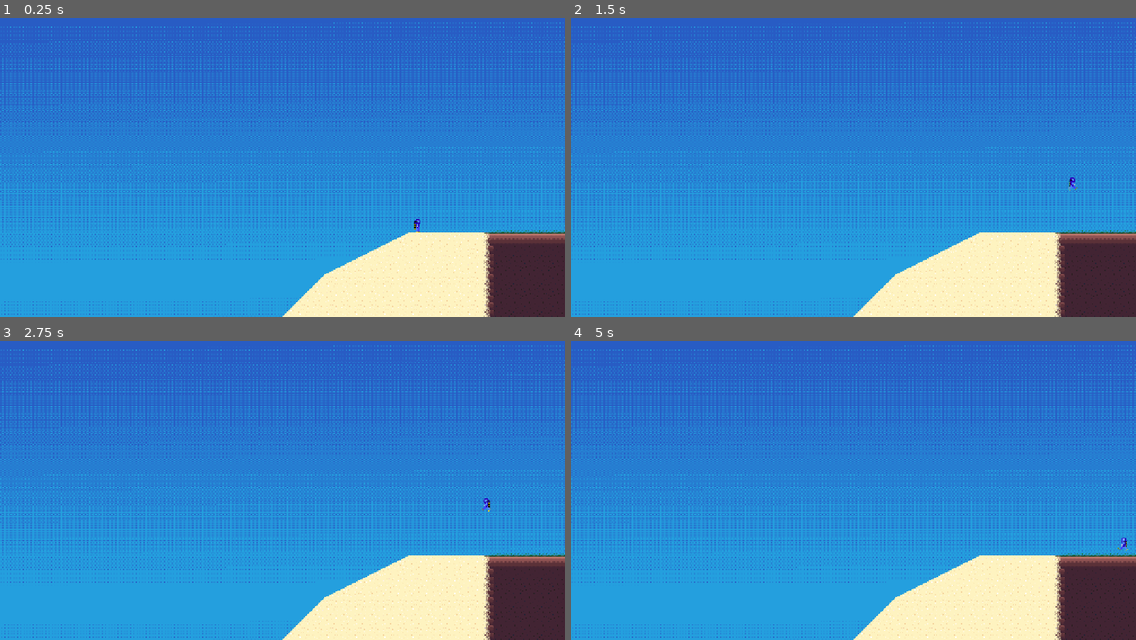
Above: before the commit, frames 1-4 (two rows, left to right).
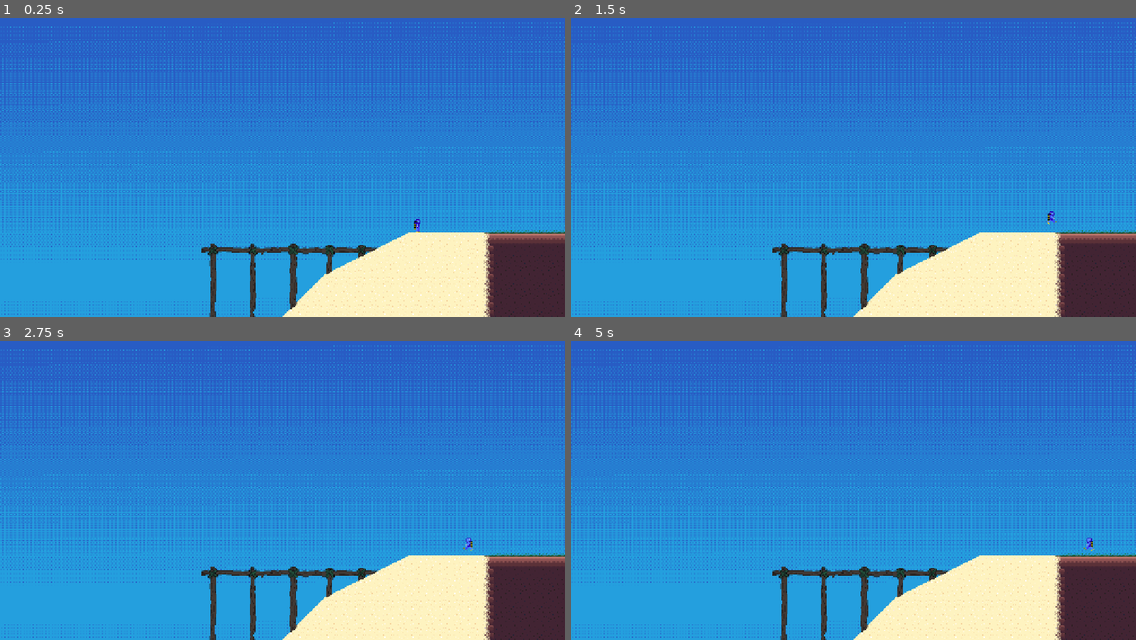
Above: after the commit, the same moments.

Repository: raysilent7/coral-quest
Game: Godot game, scene res://fase 1.tscn
Same seed, same stepped clock (60 frames per second), same inputs: the game is played once before the commit and once after it. This scene is started directly instead of the project's main scene.
Inputs:
- Up to frame 1 (0.25 s): no input
- Up to frame 2 (1.5 s): tap Enter at 0.5 s; hold D (moveRight) from 0.53 s (still down); tap Space (jump) at 0.6, 0.77, 1.07, 1.35 s
- Up to frame 3 (2.75 s): tap Space (jump) at 1.52, 1.82, 2.1 s; release D (moveRight) at 2.03 s; hold A (moveLeft) from 2.03 s (still down)
- Up to frame 4 (5 s): release A (moveLeft) at 2.78 s; hold D (moveRight) 2.78-4.28 s; tap Space (jump) at 2.85, 3.02, 3.32, 3.6, 3.77, 4.07, 4.35, 4.52, 4.82 s; hold A (moveLeft) from 4.28 s (still down)

The runs differ from the first frame. In frame 1, 1.4% of the frame differs, in the area x 35-67%, y 75-100%; in frame 2, 1.5%, in the area x 35-90%, y 53-100%; in frame 3, 1.5%; in frame 4, 1.5%.

Commit message:
criaçao dos tiles da superficie, criaçao da primeira fase e da doca

Diff:
--- a/fase 1.tscn
+++ b/fase 1.tscn
@@ -1,8 +1,9 @@
-[gd_scene load_steps=4 format=4 uid="uid://s5miu17xmqpb"]
+[gd_scene load_steps=5 format=4 uid="uid://s5miu17xmqpb"]
 
 [ext_resource type="Texture2D" uid="uid://ctvmuyjya0i3n" path="res://objects/blue sky.png" id="1_tapbb"]
 [ext_resource type="TileSet" uid="uid://duq0eqpaarj7b" path="res://objects/sea islands tilemap.tres" id="2_1cvst"]
 [ext_resource type="PackedScene" uid="uid://cgskhua4x4gwv" path="res://diver/diver.tscn" id="3_pr44g"]
+[ext_resource type="PackedScene" uid="uid://botoufs37tuaw" path="res://objects/dock.tscn" id="4_0uhmw"]
 
 [node name="fase 1" type="Node2D"]
 
@@ -24,3 +25,6 @@
 
 [node name="player" parent="." instance=ExtResource("3_pr44g")]
 position = Vector2(945, 513)
+
+[node name="dock" parent="." instance=ExtResource("4_0uhmw")]
+position = Vector2(656, 618)
--- /dev/null
+++ b/objects/dock.tscn
@@ -0,0 +1,17 @@
+[gd_scene load_steps=3 format=3 uid="uid://botoufs37tuaw"]
+
+[ext_resource type="Texture2D" uid="uid://dc2krpk3h2l5l" path="res://objects/dock.png" id="1_722bd"]
+
+[sub_resource type="RectangleShape2D" id="RectangleShape2D_bqt26"]
+size = Vector2(407, 9)
+
+[node name="dock" type="Node2D"]
+
+[node name="StaticBody2D" type="StaticBody2D" parent="."]
+
+[node name="CollisionShape2D" type="CollisionShape2D" parent="StaticBody2D"]
+position = Vector2(3.5, -49.5)
+shape = SubResource("RectangleShape2D_bqt26")
+
+[node name="Sprite2D" type="Sprite2D" parent="StaticBody2D"]
+texture = ExtResource("1_722bd")
--- a/objects/sea islands tilemap.tres
+++ b/objects/sea islands tilemap.tres
@@ -9,15 +9,15 @@
 2:1/0 = 0
 2:1/0/physics_layer_0/polygon_0/points = PackedVector2Array(-8, -8, 8, -8, 8, 8, -8, 8)
 5:1/0 = 0
-5:1/0/physics_layer_0/polygon_0/points = PackedVector2Array(0.17985916, -0.17985725, 8, -8, 8, 8, -8, 8)
+5:1/0/physics_layer_0/polygon_0/points = PackedVector2Array(8, -8, 8, 8, -8, 8)
 7:1/0 = 0
-7:1/0/physics_layer_0/polygon_0/points = PackedVector2Array(8, -8, 8, -8, 8, 8, -0.17985916, 8)
+7:1/0/physics_layer_0/polygon_0/points = PackedVector2Array(8, -8, 8, -8, 8, 8, 0, 8)
 9:1/0 = 0
 9:1/0/physics_layer_0/polygon_0/points = PackedVector2Array(-8, -8, 8, -8, -0.17985916, 8, -8, 8)
 11:1/0 = 0
 11:1/0/physics_layer_0/polygon_0/points = PackedVector2Array(-8, -8, 8, -8, 8, 8, -8, 8)
 12:1/0 = 0
-12:1/0/physics_layer_0/polygon_0/points = PackedVector2Array(-8, -8, 8, -8, -0.17985916, 0, -8, 8)
+12:1/0/physics_layer_0/polygon_0/points = PackedVector2Array(-8, -8, 8, -8, -8, 8)
 14:1/0 = 0
 14:1/0/physics_layer_0/polygon_0/points = PackedVector2Array(-8, -8, 8, -8, 8, -0.17985725, -8, 8)
 15:1/0 = 0
@@ -27,19 +27,18 @@
 2:2/0 = 0
 2:2/0/physics_layer_0/polygon_0/points = PackedVector2Array(-8, -8, 8, -8, 8, 8, -8, 8)
 4:2/0 = 0
-4:2/0/physics_layer_0/polygon_0/points = PackedVector2Array(0.5395756, 0, 8, -8, 8, 8, -8, 8)
+4:2/0/physics_layer_0/polygon_0/points = PackedVector2Array(8, -8, 8, 8, -8, 8)
 5:2/0 = 0
-5:2/0/physics_layer_0/polygon_0/points = PackedVector2Array(-8, -8, 8, -8, 8, 8, -8, 8)
 7:2/0 = 0
 7:2/0/physics_layer_0/polygon_0/points = PackedVector2Array(0, -8, 8, -8, 8, 8, -8, 8)
 9:2/0 = 0
 9:2/0/physics_layer_0/polygon_0/points = PackedVector2Array(-8, -8, -0.17985916, -8, -8, 8, -8, 8)
 11:2/0 = 0
-11:2/0/physics_layer_0/polygon_0/points = PackedVector2Array(-8, -8, 8, -8, -0.35971832, 0, -8, 8)
+11:2/0/physics_layer_0/polygon_0/points = PackedVector2Array(-8, -8, 8, -8, -8, 8)
 14:3/0 = 0
 14:3/0/physics_layer_0/polygon_0/points = PackedVector2Array(-8, -8, 8, 0.35971832, 8, 8, -8, 8)
 15:3/0 = 0
-15:3/0/physics_layer_0/polygon_0/points = PackedVector2Array(-8, 0.17985916, 8, 8, 8, 8, -8, 8)
+15:3/0/physics_layer_0/polygon_0/points = PackedVector2Array(-8, 0.40610218, 8, 8, 8, 8, -8, 8)
 1:4/0 = 0
 1:4/0/physics_layer_0/polygon_0/points = PackedVector2Array(-8, -8, 8, -8, 8, 8, -8, 8)
 2:4/0 = 0
@@ -47,9 +46,9 @@
 4:4/0 = 0
 4:4/0/physics_layer_0/polygon_0/points = PackedVector2Array(-8, -8, -8, -8, -0.35971832, 8, -8, 8)
 6:4/0 = 0
-6:4/0/physics_layer_0/polygon_0/points = PackedVector2Array(-8, -8, -0.5395756, -0.35971642, 8, 8, -8, 8)
+6:4/0/physics_layer_0/polygon_0/points = PackedVector2Array(-8, -8, 8, 8, -8, 8)
 9:4/0 = 0
-9:4/0/physics_layer_0/polygon_0/points = PackedVector2Array(-8, -8, 8, -8, 8, 8, 0.5395756, -0.17985725)
+9:4/0/physics_layer_0/polygon_0/points = PackedVector2Array(-8, -8, 8, -8, 8, 8)
 10:4/0 = 0
 10:4/0/physics_layer_0/polygon_0/points = PackedVector2Array(-8, -8, 8, -8, 8, 8, -8, 8)
 12:4/0 = 0
@@ -61,15 +60,14 @@
 4:5/0 = 0
 4:5/0/physics_layer_0/polygon_0/points = PackedVector2Array(-8, -8, -0.35971832, -8, 8, 8, -8, 8)
 6:5/0 = 0
-6:5/0/physics_layer_0/polygon_0/points = PackedVector2Array(-8, -8, 8, -8, 8, 8, -8, 8)
 7:5/0 = 0
-7:5/0/physics_layer_0/polygon_0/points = PackedVector2Array(-8, -8, -0.35971832, 0.35971832, 8, 8, -8, 8)
+7:5/0/physics_layer_0/polygon_0/points = PackedVector2Array(-8, -8, 8, 8, -8, 8)
 10:5/0 = 0
-10:5/0/physics_layer_0/polygon_0/points = PackedVector2Array(-8, -8, 8, -8, 8, 8, 0, -0.5395756)
+10:5/0/physics_layer_0/polygon_0/points = PackedVector2Array(-8, -8, 8, -8, 8, 8)
 12:5/0 = 0
 12:5/0/physics_layer_0/polygon_0/points = PackedVector2Array(0.35971642, -8, 8, -8, 8, 8, 8, 8)
 14:5/0 = 0
-14:5/0/physics_layer_0/polygon_0/points = PackedVector2Array(-8, 8, 8, 0.8992939, 8, 8, -8, 8)
+14:5/0/physics_layer_0/polygon_0/points = PackedVector2Array(-8, 8, 8, -0.17985725, 8, 8, -8, 8)
 15:5/0 = 0
 15:5/0/physics_layer_0/polygon_0/points = PackedVector2Array(-8, -0.17985725, 8, -8, 8, 8, -8, 8)
 2:7/0 = 0
@@ -82,7 +80,7 @@
 2:8/0 = 0
 2:8/0/physics_layer_0/polygon_0/points = PackedVector2Array(-8, -8, 8, -8, 8, 8, -8, 8)
 17:8/0 = 0
-17:8/0/physics_layer_0/polygon_0/points = PackedVector2Array(-8, -8, 8, -8, 8, 8, -0.17985916, -0.5395756)
+17:8/0/physics_layer_0/polygon_0/points = PackedVector2Array(-8, -8, 8, -8, 8, 8)
 18:8/0 = 0
 18:8/0/physics_layer_0/polygon_0/points = PackedVector2Array(-8, -8, 8, -8, 8, 8, -8, 8)
 1:9/0 = 0
@@ -90,7 +88,7 @@
 2:9/0 = 0
 2:9/0/physics_layer_0/polygon_0/points = PackedVector2Array(-8, -8, 8, -8, 8, 8, -8, 8)
 18:9/0 = 0
-18:9/0/physics_layer_0/polygon_0/points = PackedVector2Array(-8, -8, 8, -8, 8, 8, -0.5395756, -1.0791512)
+18:9/0/physics_layer_0/polygon_0/points = PackedVector2Array(-8, -8, 8, -8, 8, 8)
 14:11/0 = 0
 14:11/0/physics_layer_0/polygon_0/points = PackedVector2Array(-8, -8, 8, -8, 8, 8, -8, 8)
 15:11/0 = 0
@@ -98,13 +96,13 @@
 17:11/0 = 0
 17:11/0/physics_layer_0/polygon_0/points = PackedVector2Array(-8, -8, 8, -8, 8, 8, -8, 8)
 18:11/0 = 0
-18:11/0/physics_layer_0/polygon_0/points = PackedVector2Array(-8, -8, 8, -8, -0.8992939, 0.35971832, -8, 8)
+18:11/0/physics_layer_0/polygon_0/points = PackedVector2Array(-8, -8, 8, -8, -8, 8)
 14:12/0 = 0
 14:12/0/physics_layer_0/polygon_0/points = PackedVector2Array(-8, -8, 8, -8, 8, 8, -8, 8)
 15:12/0 = 0
 15:12/0/physics_layer_0/polygon_0/points = PackedVector2Array(-8, -8, 8, -8, 8, 8, -8, 8)
 17:12/0 = 0
-17:12/0/physics_layer_0/polygon_0/points = PackedVector2Array(-8, -8, 8, -8, -0.71943474, 0.17985916, -8, 8)
+17:12/0/physics_layer_0/polygon_0/points = PackedVector2Array(-8, -8, 8, -8, -8, 8)
 1:13/0 = 0
 2:13/0 = 0
 10:13/0 = 0
@@ -116,9 +114,9 @@
 2:14/0 = 0
 2:14/0/physics_layer_0/polygon_0/points = PackedVector2Array(-8, -8, 8, -8, 8, 8, -8, 8)
 5:14/0 = 0
-5:14/0/physics_layer_0/polygon_0/points = PackedVector2Array(-0.35971832, 0.8992939, 8, -8, 8, 8, -8, 8)
+5:14/0/physics_layer_0/polygon_0/points = PackedVector2Array(8, -8, 8, 8, -8, 8)
 7:14/0 = 0
-7:14/0/physics_layer_0/polygon_0/points = PackedVector2Array(-8, -8, -0.17985916, -0.17985725, 8, 8, -8, 8)
+7:14/0/physics_layer_0/polygon_0/points = PackedVector2Array(-8, -8, 8, 8, -8, 8)
 10:14/0 = 0
 10:14/0/physics_layer_0/polygon_0/points = PackedVector2Array(-8, -8, 8, -8, 8, 8, -8, 8)
 11:14/0 = 0
@@ -128,19 +126,19 @@
 15:14/0 = 0
 15:14/0/physics_layer_0/polygon_0/points = PackedVector2Array(-8, -8, 8, -8, 8, 8, -8, 8)
 17:14/0 = 0
-17:14/0/physics_layer_0/polygon_0/points = PackedVector2Array(-8, -8, -0.17985916, 0.17985916, 8, 8, -8, 8)
+17:14/0/physics_layer_0/polygon_0/points = PackedVector2Array(-8, -8, 8, 8, -8, 8)
 1:15/0 = 0
 1:15/0/physics_layer_0/polygon_0/points = PackedVector2Array(-8, -8, 8, -8, 8, 8, -8, 8)
 2:15/0 = 0
 2:15/0/physics_layer_0/polygon_0/points = PackedVector2Array(-8, -8, 8, -8, 8, 8, -8, 8)
 4:15/0 = 0
-4:15/0/physics_layer_0/polygon_0/points = PackedVector2Array(0.17985916, 0.5395775, 8, -8, 8, 8, -8, 8)
+4:15/0/physics_layer_0/polygon_0/points = PackedVector2Array(8, -8, 8, 8, -8, 8)
 5:15/0 = 0
 5:15/0/physics_layer_0/polygon_0/points = PackedVector2Array(-8, -8, 8, -8, 8, 8, -8, 8)
 7:15/0 = 0
 7:15/0/physics_layer_0/polygon_0/points = PackedVector2Array(-8, -8, 8, -8, 8, 8, -8, 8)
 8:15/0 = 0
-8:15/0/physics_layer_0/polygon_0/points = PackedVector2Array(-8, -8, -0.35971832, -0.17985725, 8, 8, -8, 8)
+8:15/0/physics_layer_0/polygon_0/points = PackedVector2Array(-8, -8, 8, 8, -8, 8)
 14:15/0 = 0
 14:15/0/physics_layer_0/polygon_0/points = PackedVector2Array(-8, -8, 8, -8, 8, 8, -8, 8)
 15:15/0 = 0
@@ -148,7 +146,7 @@
 17:15/0 = 0
 17:15/0/physics_layer_0/polygon_0/points = PackedVector2Array(-8, -8, 8, -8, 8, 8, -8, 8)
 18:15/0 = 0
-18:15/0/physics_layer_0/polygon_0/points = PackedVector2Array(-8, -8, -0.35971832, -0.17985725, 8, 8, -8, 8)
+18:15/0/physics_layer_0/polygon_0/points = PackedVector2Array(-8, -8, 8, 8, -8, 8)
 10:16/0 = 0
 11:16/0 = 0
 1:17/0 = 0
@@ -158,9 +156,9 @@
 4:17/0 = 0
 4:17/0/physics_layer_0/polygon_0/points = PackedVector2Array(-8, -8, 8, -8, 8, 8, -8, 8)
 5:17/0 = 0
-5:17/0/physics_layer_0/polygon_0/points = PackedVector2Array(-8, -8, 8, -8, -0.35971832, -0.5395756, -8, 8)
+5:17/0/physics_layer_0/polygon_0/points = PackedVector2Array(-8, -8, 8, -8, -8, 8)
 7:17/0 = 0
-7:17/0/physics_layer_0/polygon_0/points = PackedVector2Array(-8, -8, 8, -8, 8, 8, 0.17985916, -0.17985725)
+7:17/0/physics_layer_0/polygon_0/points = PackedVector2Array(-8, -8, 8, -8, 8, 8)
 8:17/0 = 0
 8:17/0/physics_layer_0/polygon_0/points = PackedVector2Array(-8, -8, 8, -8, 8, 8, -8, 8)
 9:17/0 = 0
@@ -174,15 +172,15 @@
 15:17/0 = 0
 15:17/0/physics_layer_0/polygon_0/points = PackedVector2Array(-8, -8, 8, -8, 8, 8, -8, 8)
 18:17/0 = 0
-18:17/0/physics_layer_0/polygon_0/points = PackedVector2Array(-0.35971832, 0.35971832, 8, -8, 8, 8, -8, 8)
+18:17/0/physics_layer_0/polygon_0/points = PackedVector2Array(8, -8, 8, 8, -8, 8)
 1:18/0 = 0
 1:18/0/physics_layer_0/polygon_0/points = PackedVector2Array(-8, -8, 8, -8, 8, 8, -8, 8)
 2:18/0 = 0
 2:18/0/physics_layer_0/polygon_0/points = PackedVector2Array(-8, -8, 8, -8, 8, 8, -8, 8)
 4:18/0 = 0
-4:18/0/physics_layer_0/polygon_0/points = PackedVector2Array(-8, -8, 8, -8, -0.71943474, 0.8992939, -8, 8)
+4:18/0/physics_layer_0/polygon_0/points = PackedVector2Array(-8, -8, 8, -8, -8, 8)
 8:18/0 = 0
-8:18/0/physics_layer_0/polygon_0/points = PackedVector2Array(-8, -8, 8, -8, 8, 8, 0, -0.17985725)
+8:18/0/physics_layer_0/polygon_0/points = PackedVector2Array(-8, -8, 8, -8, 8, 8)
 9:18/0 = 0
 10:18/0 = 0
 10:18/0/physics_layer_0/polygon_0/points = PackedVector2Array(-8, -8, 8, -8, 8, 8, -8, 8)
@@ -193,7 +191,7 @@
 15:18/0 = 0
 15:18/0/physics_layer_0/polygon_0/points = PackedVector2Array(-8, -8, 8, -8, 8, 8, -8, 8)
 17:18/0 = 0
-17:18/0/physics_layer_0/polygon_0/points = PackedVector2Array(0.35971642, 0.17985916, 8, -8, 8, 8, -8, 8)
+17:18/0/physics_layer_0/polygon_0/points = PackedVector2Array(8, -8, 8, 8, -8, 8)
 18:18/0 = 0
 18:18/0/physics_layer_0/polygon_0/points = PackedVector2Array(-8, -8, 8, -8, 8, 8, -8, 8)
 10:19/0 = 0
--- a/scripts/movement.gd
+++ b/scripts/movement.gd
@@ -9,7 +9,7 @@
 		move_and_slide()
 		updateAnimation(getSwimAnimation())
 	else:
-		moveCharacter(200, delta)
+		moveCharacter(150, delta)
 		jump(-280, is_on_floor())
 		move_and_slide()
 		updateAnimation(getGroundAnimation())
@@ -25,12 +25,12 @@
 		velocity.x = 0
 
 	if not is_on_floor():
-		velocity.y += velValue * (delta * 2)
+		velocity.y += velValue * (delta * 4)
 	else:
 		velocity.y = 0
 
-func jump(jumpForce: int, canDoubleJump: bool) -> void:
-	if Input.is_action_just_pressed("jump") and canDoubleJump:
+func jump(jumpForce: int, canJumpAgain: bool) -> void:
+	if Input.is_action_just_pressed("jump") and canJumpAgain:
 		velocity.y = jumpForce
 
 func isInWater() -> bool:
Binary file added: objects/dock.png
Not shown, added: objects/dock.png.import
